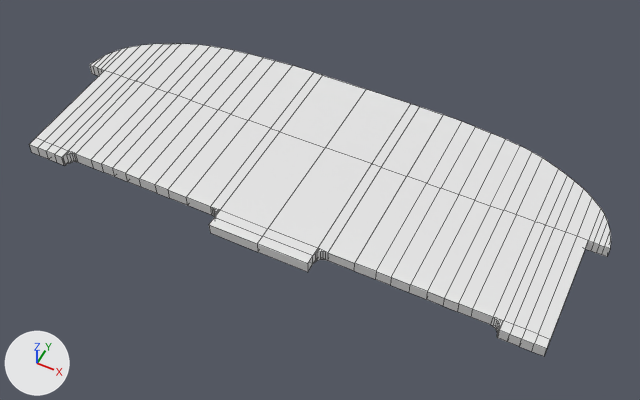
The Blender file Blender/pa28-236-panel.blend as it was, and as the next commit left it.
Before and after are seen from a 50 mm camera at (4.72, -9.32, 11.55) aimed at (0.26, -0.4, 0.39). Every picture has the same lights, and +X, +Y and +Z are marked at lower left. Mesh edges are drawn as thin lines.
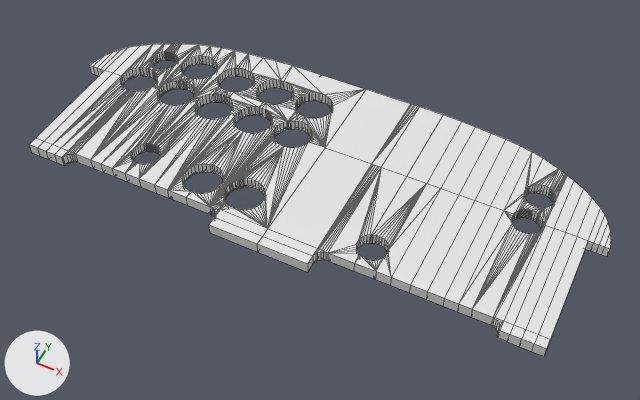
Changed parts and their boxes (x1, y1, x2, y2) in the pictures (640 x 400 px):
part 1 of me_cube_011, built on: (53, 44, 366, 228) in both
part 2 of me_cube_011, built on: before (459, 152, 567, 321); after (459, 152, 567, 317)
part 3 of me_cube_011, added: after (328, 167, 441, 277)

The change, as a list of edits to the scene's bpy script:
```text
Change me_cube_011:
    used by ob_cube; location = (0.0, 0.06, 1.69)
    remove me_cube_011.from_pydata(...)  # 438 vertices, 330 faces; spans x -4.89..4.89, y -2.1..1.93, z -1.0..-0.8
    add me_cube_011.from_pydata(...)  # 1964 vertices, 2799 faces; spans x -4.89..4.89, y -2.1..1.93, z -1.0..-0.8
    me_cube_011 part 1: 36 vertices removed from x -4.0..-0.87, y 0.25, z -1.0..-0.8; 1284 vertices added at x -4.17..-0.31, y -1.62..1.46, z -1.0..-0.8
    me_cube_011 part 2: 12 vertices removed from x 3.38..3.82, y 0.25, z -1.0..-0.8; 218 vertices added at x 3.33..3.85, y -0.05..1.06, z -1.0..-0.8
    me_cube_011 part 3: 72 vertices added at x 1.36..1.87, y -1.62..-1.12, z -1.0..-0.8
```
